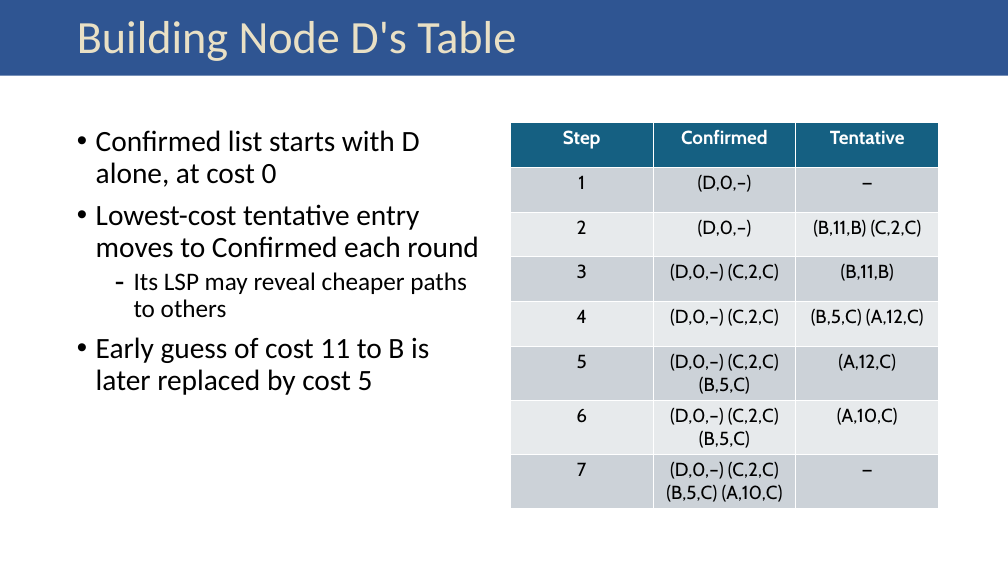
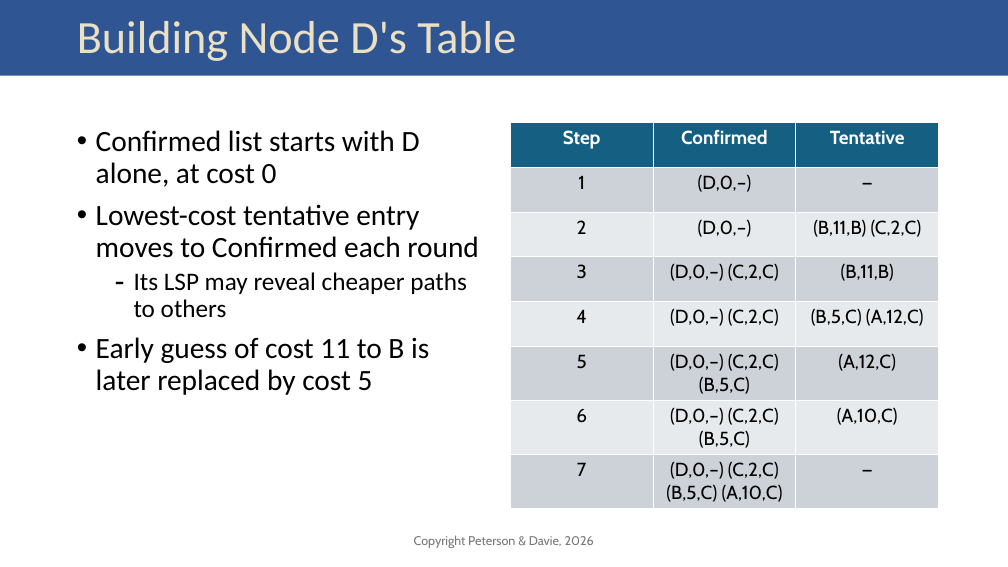
Before and after one commit to SystemsApproach/7E, a slide deck: slide 15 of resources/slides/04_routing.pptx. Drawn at 1008x567 pixels with LibreOffice and Linux fonts; fonts in the diff are those of the drawing. Boxes give left, top, right and bottom in pixels: in the first picture for what was removed or moved away, otherwise in the second. Text is boxed around its words. In the diff, an @@ line names an element or a change of style, - is before the commit and + after.

Commit message:
copyright on footer

```diff
--- a/resources/slides/04_routing.pptx
+++ b/resources/slides/04_routing.pptx
@@ text added at [414,535,594,548], 12 pt, text #797979 @@
+Copyright Peterson & Davie, 2026
```
Also in this commit, not shown: 31 other slides changed, 4 other files.
